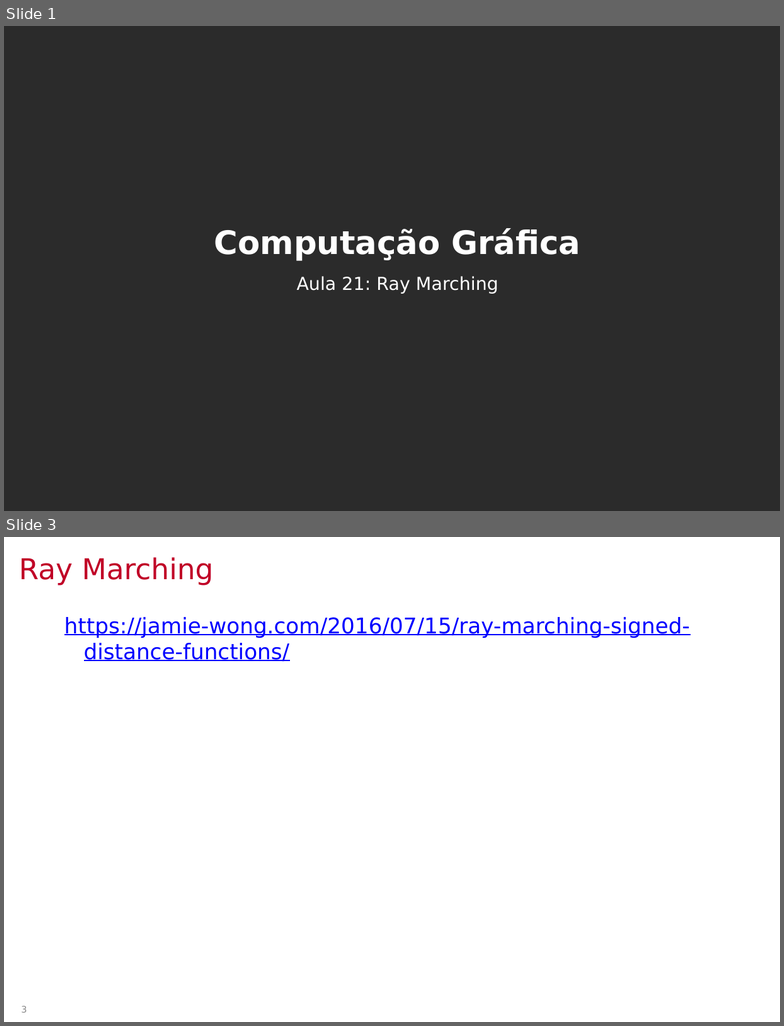
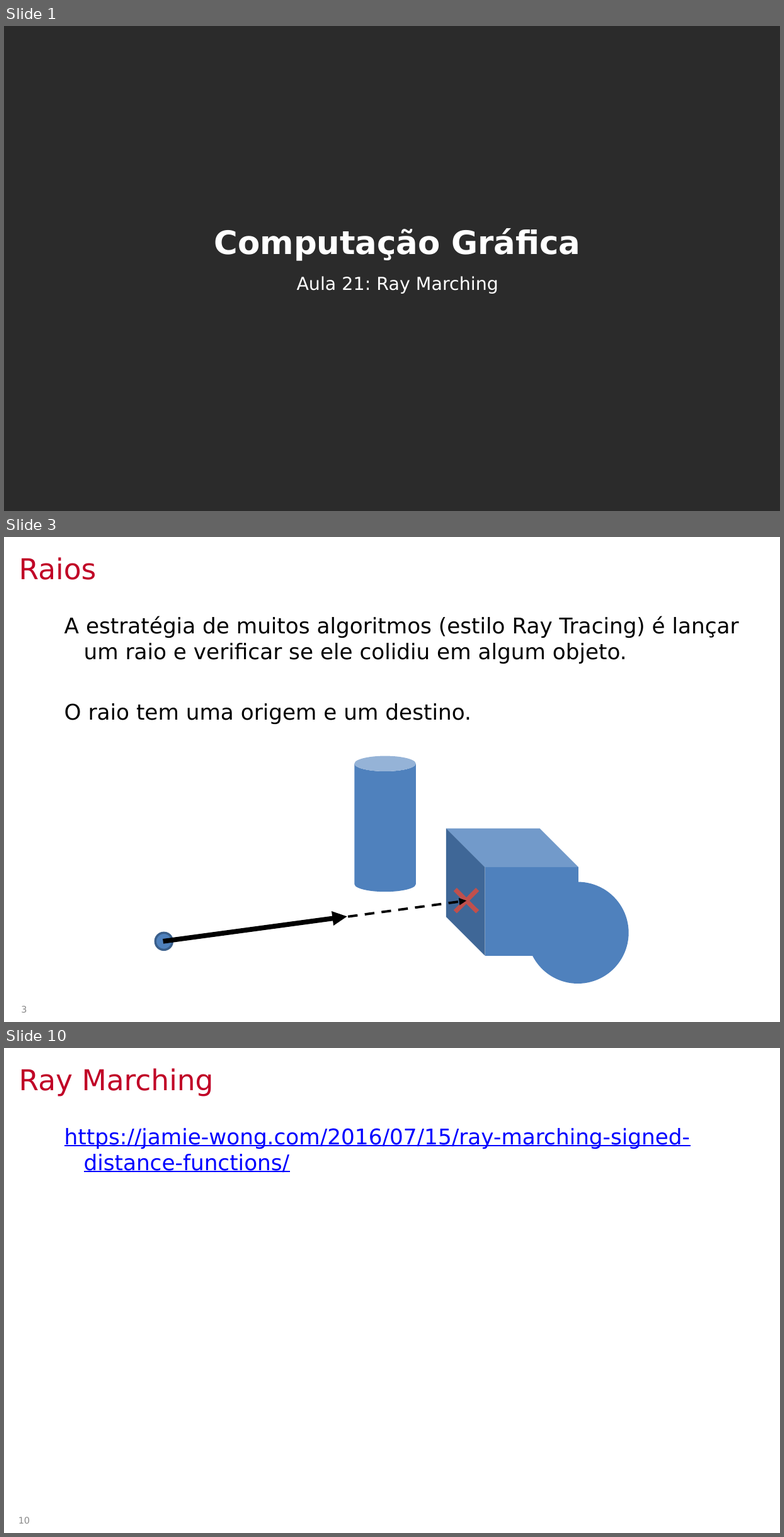
Before and after one commit to lpsoares/ComputacaoGrafica, a slide deck: aulas/22-ray_marching/aula21_ray_marching.pptx. Shown one above the other, each under a label of ours: slides 1 and 3 before the commit, slides 1, 3 and 10 after it; the slides between them are not shown. The pictures are 784x1026 and 784x1537 pixels, drawn with LibreOffice and Linux fonts; fonts in the diff are those of the drawing; background and template pictures are left out; a plain dark background stands for a picture behind light text. Boxes give left, top, right and bottom in pixels: in the first picture for what was removed or moved away, otherwise in the second. Text is boxed around its words. In the diff, an @@ line names an element or a change of style, - is before the commit and + after.

```diff
--- a/aulas/22-ray_marching/aula21_ray_marching.pptx
+++ b/aulas/22-ray_marching/aula21_ray_marching.pptx
@@ slide 3 added at box(4, 537, 780, 1022), background #FFFFFF @@
@@ title added at box(19, 557, 97, 580), 26.7 pt, text #C00026 @@
+Raios
@@ text added at box(64, 616, 739, 724), 20 pt, text #000000 @@
+A estratégia de muitos algoritmos (estilo Ray Tracing) é lançar um raio e verificar se ele colidiu em algum objeto.
+O raio tem uma origem e um destino.
@@ cylinder added at box(355, 756, 416, 892), fill #4F81BD @@
@@ cube added at box(446, 828, 579, 955), fill #4F81BD @@
@@ cross added at box(445, 879, 488, 922), fill #C0504D @@
@@ ellipse added at box(527, 882, 629, 983), fill #4F81BD @@
@@ arrow added from (164, 941) to (466, 901), #000000 2.25 pt dashed @@
@@ ellipse added at box(155, 933, 172, 950), fill #4F81BD, outline #3A5F8C 2 pt @@
@@ arrow added from (163, 941) to (347, 916), #000000 4.5 pt @@
@@ page number added at box(21, 1006, 27, 1013), 8.3 pt, text #888888 @@
+3
@@ what was slide 3 is now slide 10 @@
@@ page number at box(18, 1517, 30, 1524): text changed @@
-3
+10
```
Also in this commit, not shown: 1 slide changed, 6 other slides added, 1 slide removed, 6 other files.
